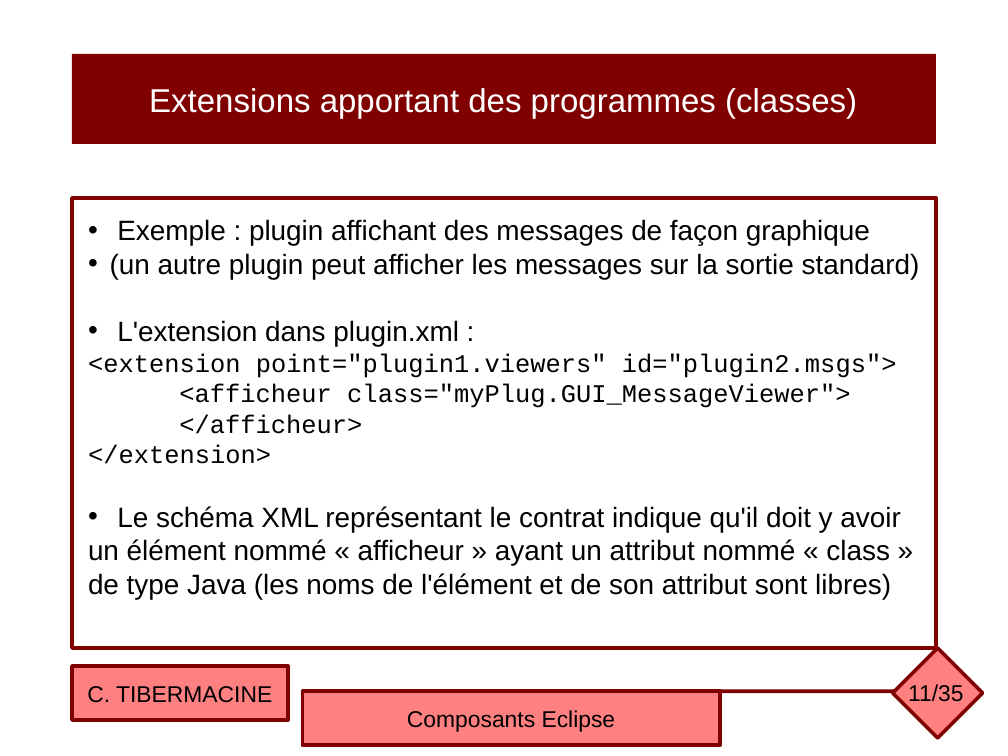
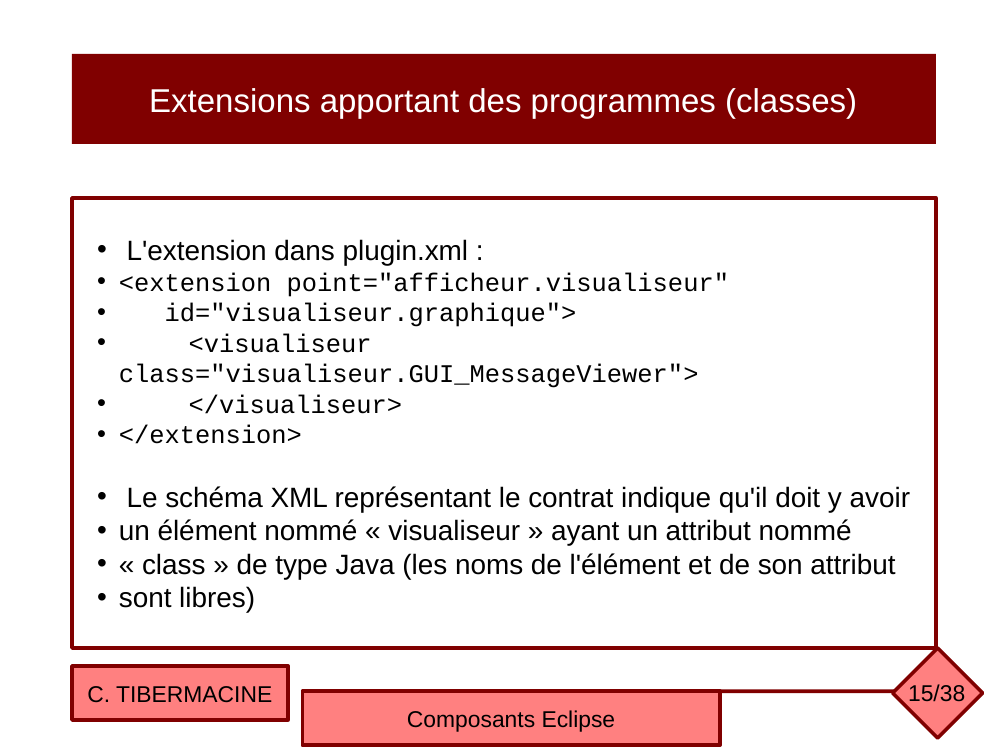
Before and after one commit to ctiber/composants, a slide deck: slide 15 of cours/cours4.odp (slide 11 before the commit). Drawn at 1008x756 pixels with LibreOffice and Linux fonts; fonts in the diff are those of the drawing. Boxes give left, top, right and bottom in pixels: in the first picture for what was removed or moved away, otherwise in the second. Text is boxed around its words. In the diff, an @@ line names an element or a change of style, - is before the commit and + after.

```diff
--- a/cours/cours4.odp
+++ b/cours/cours4.odp
@@ text in rectangle at (110, 219, 920, 279): paragraphs removed @@
-• Exemple : plugin affichant des messages de façon graphique
-• (un autre plugin peut afficher les messages sur la sortie standard)
@@ text in rectangle at (119, 272, 729, 414): text changed @@
-<extension point="plugin1.viewers" id="plugin2.msgs">
-<afficheur class="myPlug.GUI_MessageViewer">
-</afficheur>
+• <extension point="afficheur.visualiseur"
+• id="visualiseur.graphique">
+• <visualiseur class="visualiseur.GUI_MessageViewer">
+• </visualiseur>
@@ text in rectangle at (119, 425, 302, 444): bullet none to • @@
@@ text in rectangle at (119, 519, 895, 613): text changed @@
-un élément nommé « afficheur » ayant un attribut nommé « class »
-de type Java (les noms de l'élément et de son attribut sont libres)
+• un élément nommé « visualiseur » ayant un attribut nommé
+• « class » de type Java (les noms de l'élément et de son attribut
+• sont libres)
@@ page number at (908, 684, 965, 707): text changed @@
-11/35
+15/38
```
Also in this commit, not shown: 20 other slides changed, 4 slides added, 1 slide removed, 1 other file.
